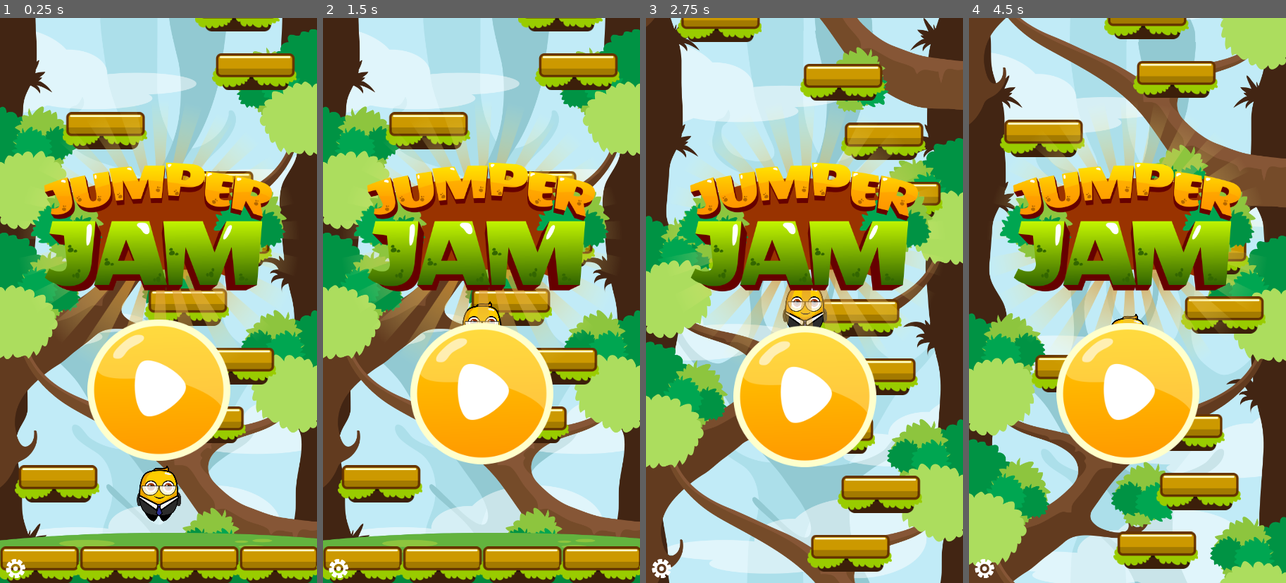
Above: before the commit, frames 1-4 (left to right).
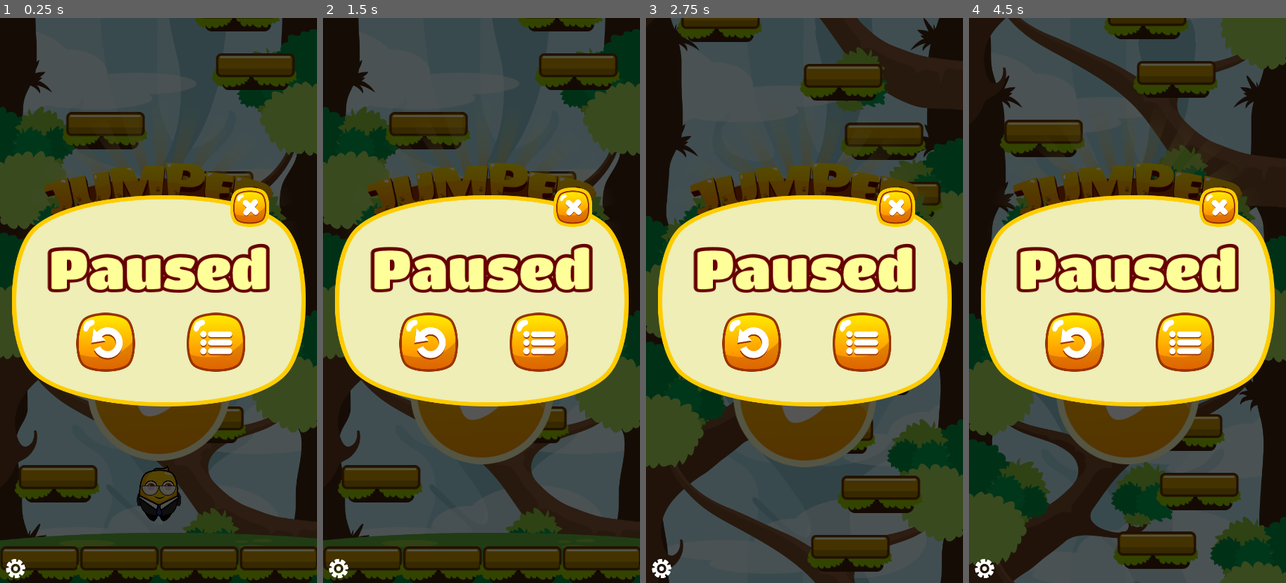
Above: after the commit, the same moments.

Repository: jrenato/jump_jam
Game: Godot game, scene res://Scenes/main.tscn
Same seed, same stepped clock (60 frames per second), same inputs: the game is played once before the commit and once after it.
Inputs (mouse positions are in pixels of both pictures, inside the frame that each line leads up to; where the layout moved, square brackets give the same spot in the first picture):
- Up to frame 1 (0.25 s): no input
- Up to frame 2 (1.5 s): click (427, 340) [481, 390] at 0.5 s; click (538, 340) [481, 396] at 1.25 s
- Up to frame 3 (2.75 s): click (804, 390) at 2 s
- Up to frame 4 (4.5 s): click (1127, 396) at 2.75 s; click (1073, 340) [1127, 390] at 3.5 s; click (1073, 340) [1127, 390] at 4.25 s

The runs differ from the first frame. In frame 1, 99% of the frame differs, in the area x 0-100%, y 0-100%; in frame 2, 99%; in frame 3, 99%; in frame 4, 99%.

Commit message:
Added Pause Screen

Diff:
--- /dev/null
+++ b/Scenes/pause_screen.tscn
@@ -0,0 +1,107 @@
+[gd_scene load_steps=7 format=3 uid="uid://cde71m3pyhyhp"]
+
+[ext_resource type="Texture2D" uid="uid://41wm0p5ybvno" path="res://Assets/Textures/UI/Box02.png" id="1_n0oec"]
+[ext_resource type="Texture2D" uid="uid://cfj08ye3d50nj" path="res://Assets/Textures/UI/PausedText.png" id="2_aa75d"]
+[ext_resource type="PackedScene" uid="uid://bxxp85jl3nyoc" path="res://Scenes/screen_button.tscn" id="3_ynubj"]
+[ext_resource type="Texture2D" uid="uid://b6mqplayu2vpa" path="res://Assets/Textures/UI/RestartBtn.png" id="4_nltfe"]
+[ext_resource type="Texture2D" uid="uid://mgca6lpd6svk" path="res://Assets/Textures/UI/menuBtn.png" id="5_oikkr"]
+[ext_resource type="Texture2D" uid="uid://bowl7f8v5y7q0" path="res://Assets/Textures/UI/Closebtn2.png" id="6_hpt3j"]
+
+[node name="PauseScreen" type="Control"]
+layout_mode = 3
+anchors_preset = 15
+anchor_right = 1.0
+anchor_bottom = 1.0
+grow_horizontal = 2
+grow_vertical = 2
+
+[node name="BlackBG" type="ColorRect" parent="."]
+layout_mode = 1
+anchors_preset = 15
+anchor_right = 1.0
+anchor_bottom = 1.0
+grow_horizontal = 2
+grow_vertical = 2
+color = Color(0, 0, 0, 0.666667)
+
+[node name="Box" type="TextureRect" parent="."]
+layout_mode = 1
+anchors_preset = 8
+anchor_left = 0.5
+anchor_top = 0.5
+anchor_right = 0.5
+anchor_bottom = 0.5
+offset_left = -250.5
+offset_top = -179.5
+offset_right = 250.5
+offset_bottom = 179.5
+grow_horizontal = 2
+grow_vertical = 2
+texture = ExtResource("1_n0oec")
+expand_mode = 1
+
+[node name="PauseText" type="TextureRect" parent="Box"]
+layout_mode = 1
+anchors_preset = 8
+anchor_left = 0.5
+anchor_top = 0.5
+anchor_right = 0.5
+anchor_bottom = 0.5
+offset_left = -189.5
+offset_top = -98.0
+offset_right = 189.5
+offset_bottom = -14.0
+grow_horizontal = 2
+grow_vertical = 2
+texture = ExtResource("2_aa75d")
+
+[node name="PauseRetry" parent="Box" instance=ExtResource("3_ynubj")]
+layout_mode = 1
+anchors_preset = 8
+anchor_left = 0.5
+anchor_top = 0.5
+anchor_right = 0.5
+anchor_bottom = 0.5
+offset_left = -140.5
+offset_top = 20.0
+offset_right = -40.5
+offset_bottom = 120.0
+grow_horizontal = 2
+grow_vertical = 2
+texture_normal = ExtResource("4_nltfe")
+ignore_texture_size = true
+stretch_mode = 0
+
+[node name="PauseBack" parent="Box" instance=ExtResource("3_ynubj")]
+layout_mode = 1
+anchors_preset = 8
+anchor_left = 0.5
+anchor_top = 0.5
+anchor_right = 0.5
+anchor_bottom = 0.5
+offset_left = 47.0
+offset_top = 20.0
+offset_right = 147.0
+offset_bottom = 120.0
+grow_horizontal = 2
+grow_vertical = 2
+texture_normal = ExtResource("5_oikkr")
+ignore_texture_size = true
+stretch_mode = 0
+
+[node name="PauseClose" parent="Box" instance=ExtResource("3_ynubj")]
+layout_mode = 1
+anchors_preset = 8
+anchor_left = 0.5
+anchor_top = 0.5
+anchor_right = 0.5
+anchor_bottom = 0.5
+offset_left = 121.0
+offset_top = -193.0
+offset_right = 188.0
+offset_bottom = -126.0
+grow_horizontal = 2
+grow_vertical = 2
+texture_normal = ExtResource("6_hpt3j")
+ignore_texture_size = true
+stretch_mode = 0
--- a/Scenes/screens.tscn
+++ b/Scenes/screens.tscn
@@ -1,8 +1,9 @@
-[gd_scene load_steps=5 format=3 uid="uid://wq7bcjgdriwm"]
+[gd_scene load_steps=6 format=3 uid="uid://wq7bcjgdriwm"]
 
 [ext_resource type="Script" path="res://Scripts/screens.gd" id="1_23dgq"]
 [ext_resource type="Texture2D" uid="uid://di0nxp7oa0n82" path="res://Assets/Textures/UI/gear.png" id="2_066tw"]
 [ext_resource type="PackedScene" uid="uid://d0xa688kj6ryl" path="res://Scenes/title_screen.tscn" id="3_d13v2"]
+[ext_resource type="PackedScene" uid="uid://cde71m3pyhyhp" path="res://Scenes/pause_screen.tscn" id="4_dr4ad"]
 
 [sub_resource type="LabelSettings" id="LabelSettings_winbq"]
 
@@ -10,6 +11,8 @@
 script = ExtResource("1_23dgq")
 
 [node name="TitleScreen" parent="." instance=ExtResource("3_d13v2")]
+
+[node name="PauseScreen" parent="." instance=ExtResource("4_dr4ad")]
 
 [node name="Debug" type="Control" parent="."]
 layout_mode = 3
--- a/Scenes/title_screen.tscn
+++ b/Scenes/title_screen.tscn
@@ -87,10 +87,10 @@
 anchor_top = 0.5
 anchor_right = 0.5
 anchor_bottom = 0.5
-offset_left = -121.5
-offset_top = 30.0
-offset_right = 121.5
-offset_bottom = 270.0
+offset_left = -101.5
+offset_top = 50.0
+offset_right = 141.5
+offset_bottom = 290.0
 grow_horizontal = 2
 grow_vertical = 2
 texture_normal = ExtResource("3_58dbn")
